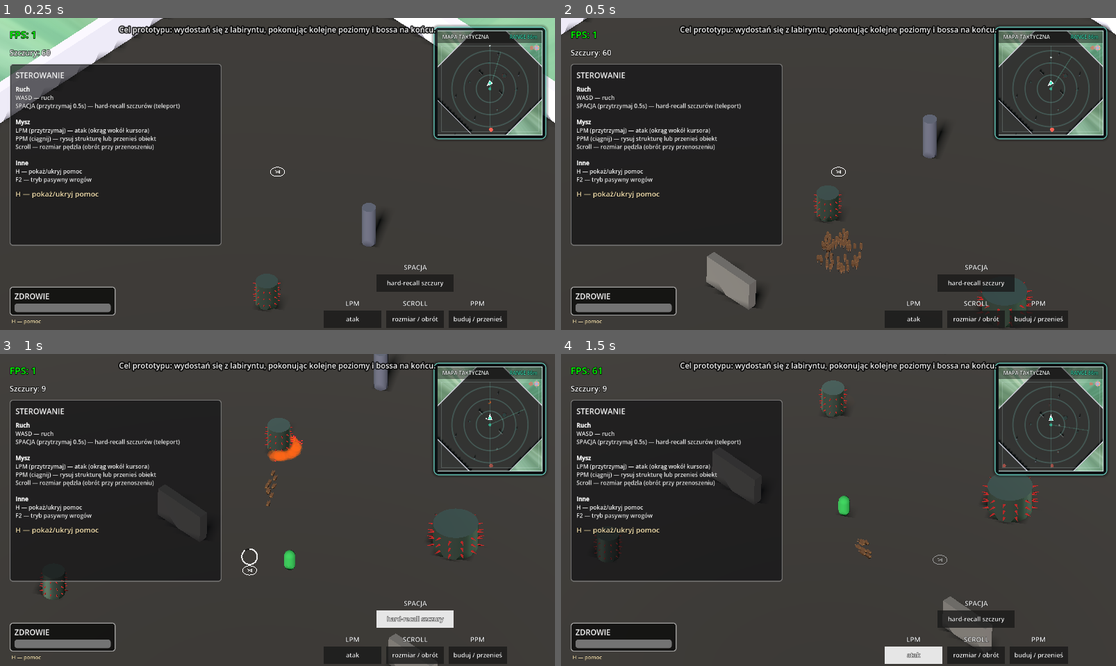
Above: before the commit, frames 1-4 (two rows, left to right).
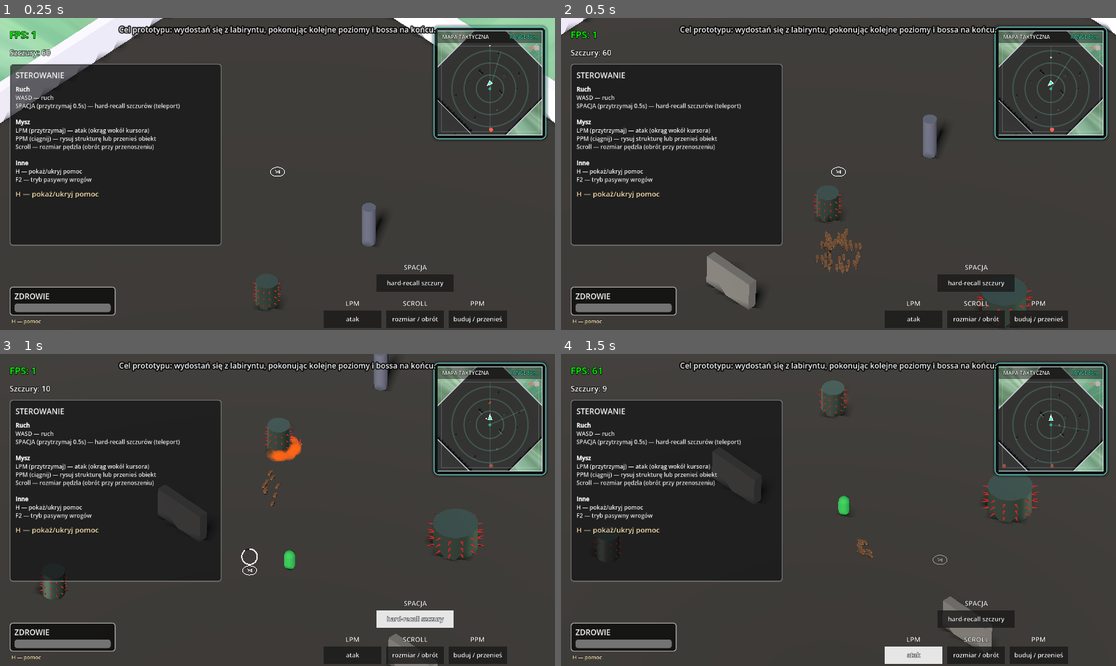
Above: after the commit, the same moments.

Repository: VirtuaIL/ZTGK-Prototyp
Game: Godot game, scene res://scenes/main.tscn
The game is run twice, just before and just after one commit, with the same random seed, the same clock (stepped at 60 frames per second) and the same inputs.
Inputs (mouse positions are in pixels of both pictures, inside the frame that each line leads up to):
- Up to frame 1 (0.25 s): no input
- Up to frame 2 (0.5 s): no input
- Up to frame 3 (1 s): tap Enter at 0.5 s; move the mouse to (249, 572) at 0.52 s; hold W (move_forward) from 0.53 s (still down); hold Space (recall_rats) from 0.53 s (still down); click (249, 572) at 0.67 s
- Up to frame 4 (1.5 s): release W (move_forward) at 1.25 s; release Space (recall_rats) at 1.25 s; drag from (1005, 556) to (810, 572) at 1.27 s

Frame 1 is identical in both runs. In frame 2, 0.3% of the frame differs, in the area x 45-55%, y 67-83%; in frame 3, 0.3%; in frame 4, less than 0.1%.

Commit message:
flame fix

Diff:
--- a/scripts/flamethrower_enemy.gd
+++ b/scripts/flamethrower_enemy.gd
@@ -139,13 +139,17 @@
 	var players = get_tree().get_nodes_in_group("player")
 	var mgr = get_tree().get_first_node_in_group("rat_manager")
 	targets.append_array(players)
-	if mgr != null and "rats" in mgr:
-		var are_visible = not mgr.has_method("are_rats_hidden") or not mgr.are_rats_hidden()
+	if mgr != null:
 		var purple_active = mgr.get("buff_purple_timer") != null and mgr.buff_purple_timer > 0.0
-		if are_visible and not purple_active:
-			for r in mgr.rats:
-				if is_instance_valid(r):
-					targets.append(r)
+		if not purple_active:
+			if "rats" in mgr:
+				for r in mgr.rats:
+					if is_instance_valid(r):
+						targets.append(r)
+			if "wild_rats" in mgr:
+				for wr in mgr.wild_rats:
+					if is_instance_valid(wr):
+						targets.append(wr)
 
 	var my_forward = Vector3(sin(rotation.y), 0, cos(rotation.y))
 
